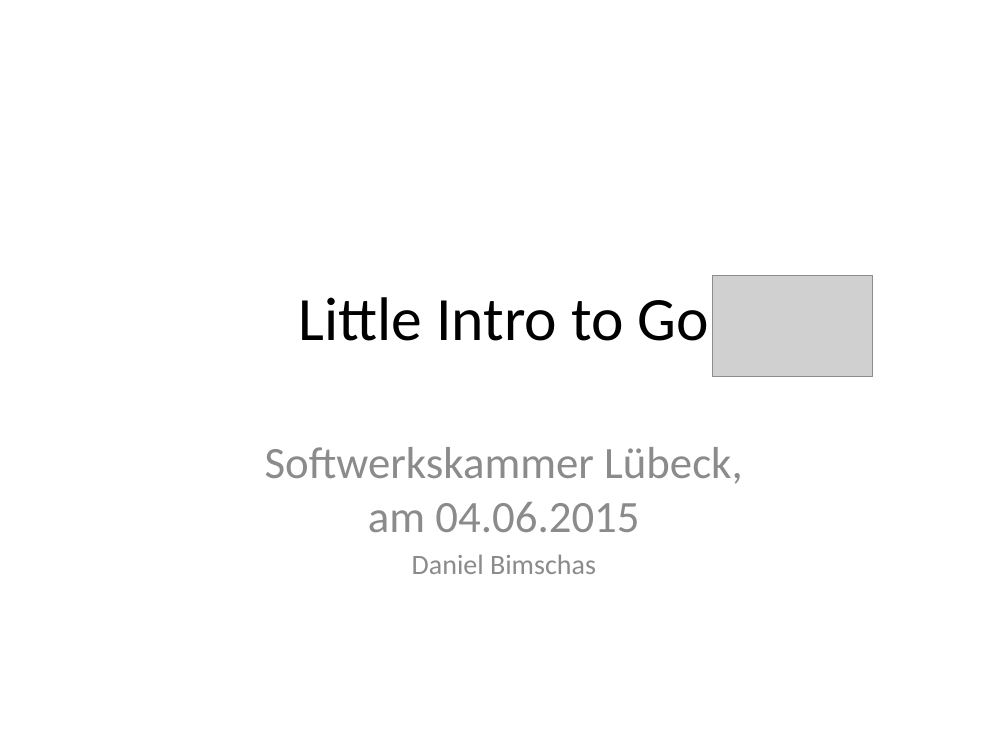
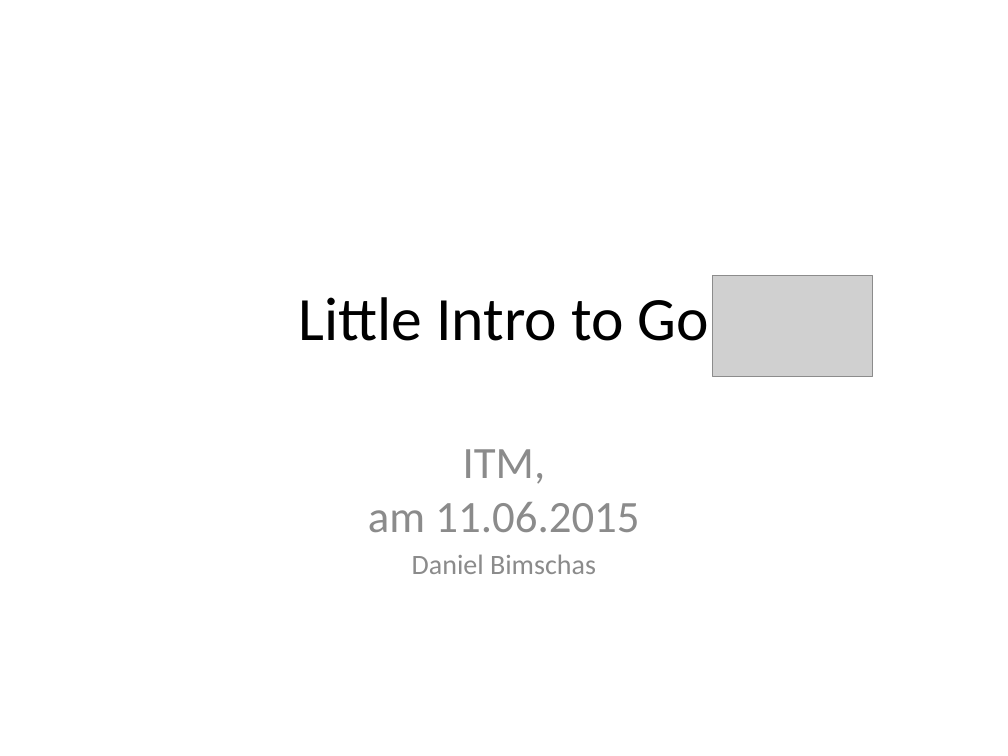
Before and after one commit to danbim/go-talk, a slide deck: slide 1 of intro-to-go.pptx. Drawn at 1008x756 pixels with LibreOffice and Linux fonts; fonts in the diff are those of the drawing; grey boxes stand for pictures. Boxes give left, top, right and bottom in pixels: in the first picture for what was removed or moved away, otherwise in the second. Text is boxed around its words. In the diff, an @@ line names an element or a change of style, - is before the commit and + after.

```diff
--- a/intro-to-go.pptx
+++ b/intro-to-go.pptx
@@ subtitle at box(368, 449, 639, 532): text changed @@
-Softwerkskammer Lübeck,
-am 04.06.2015
+ITM,
+am 11.06.2015
```
Also in this commit, not shown: 13 other files.
